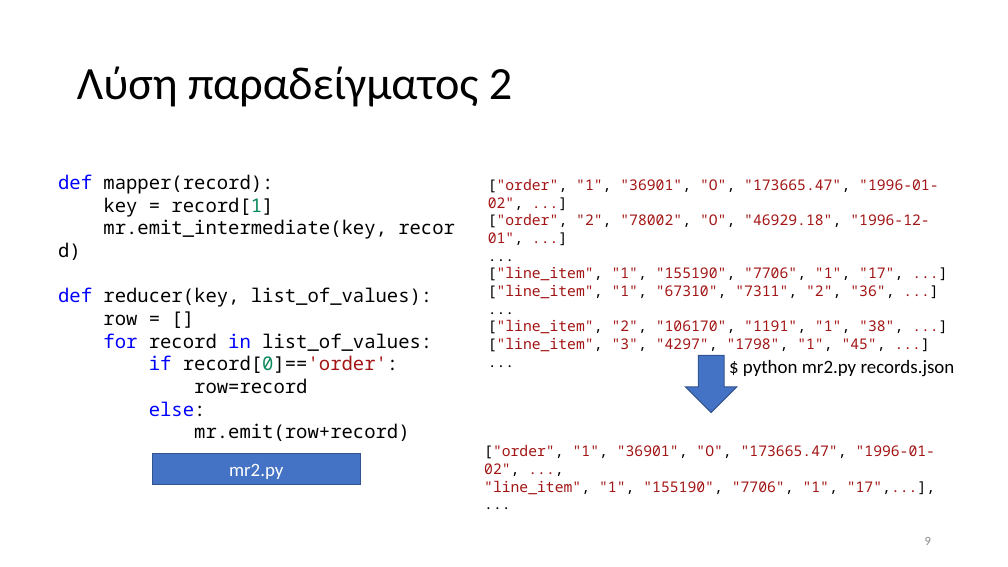
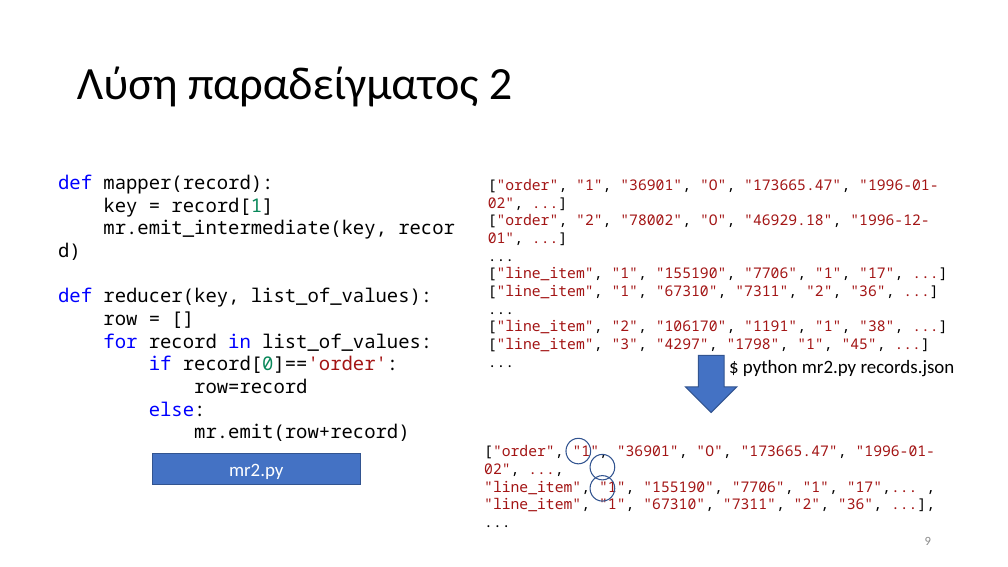
Before and after one commit to chgogos/big_data, a slide deck: slide 9 of 05. Map Reduce παραδείγματα.pptx. Drawn at 1008x567 pixels with LibreOffice and Linux fonts; fonts in the diff are those of the drawing. Boxes give left, top, right and bottom in pixels: in the first picture for what was removed or moved away, otherwise in the second. Text is boxed around its words. In the diff, an @@ line names an element or a change of style, - is before the commit and + after.

```diff
--- a/05. Map Reduce παραδείγματα.pptx
+++ b/05. Map Reduce παραδείγματα.pptx
@@ text at (484, 443, 935, 512): text changed @@
-["order", "1", "36901", "O", "173665.47", "1996-01-02", ..., "line_item", "1", "155190", "7706", "1", "17",...],
+["order", "1", "36901", "O", "173665.47", "1996-01-02", ..., "line_item", "1", "155190", "7706", "1", "17",... ,
+"line_item", "1", "67310", "7311", "2", "36", ...],
@@ ellipse added at (566, 439, 591, 464), outline #325491 1 pt @@
@@ ellipse added at (590, 454, 615, 480), outline #325491 1 pt @@
@@ ellipse added at (590, 476, 615, 501), outline #325491 1 pt @@
```
Also in this commit, not shown: 6 other slides changed, 7 other files.
